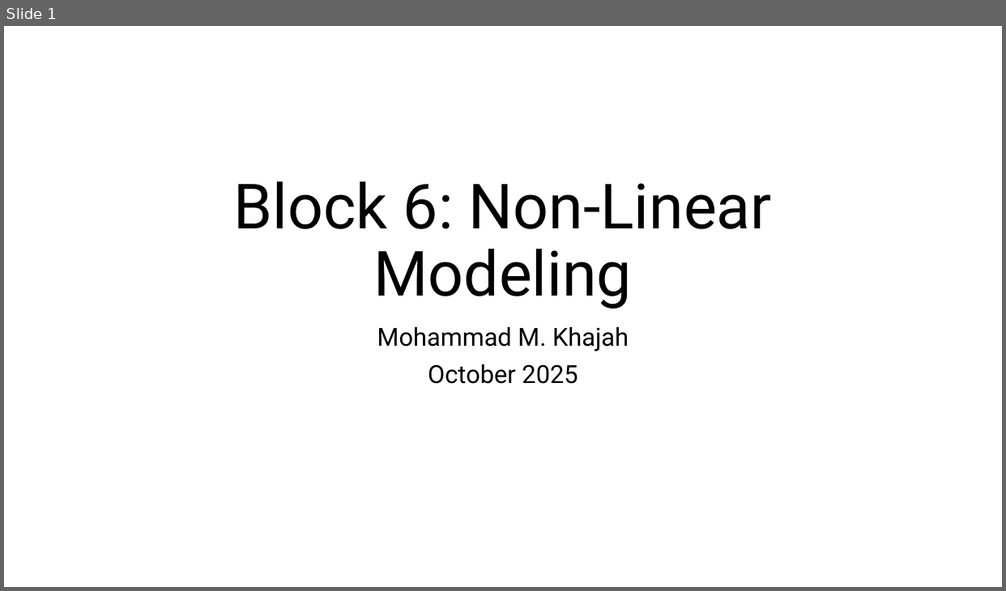
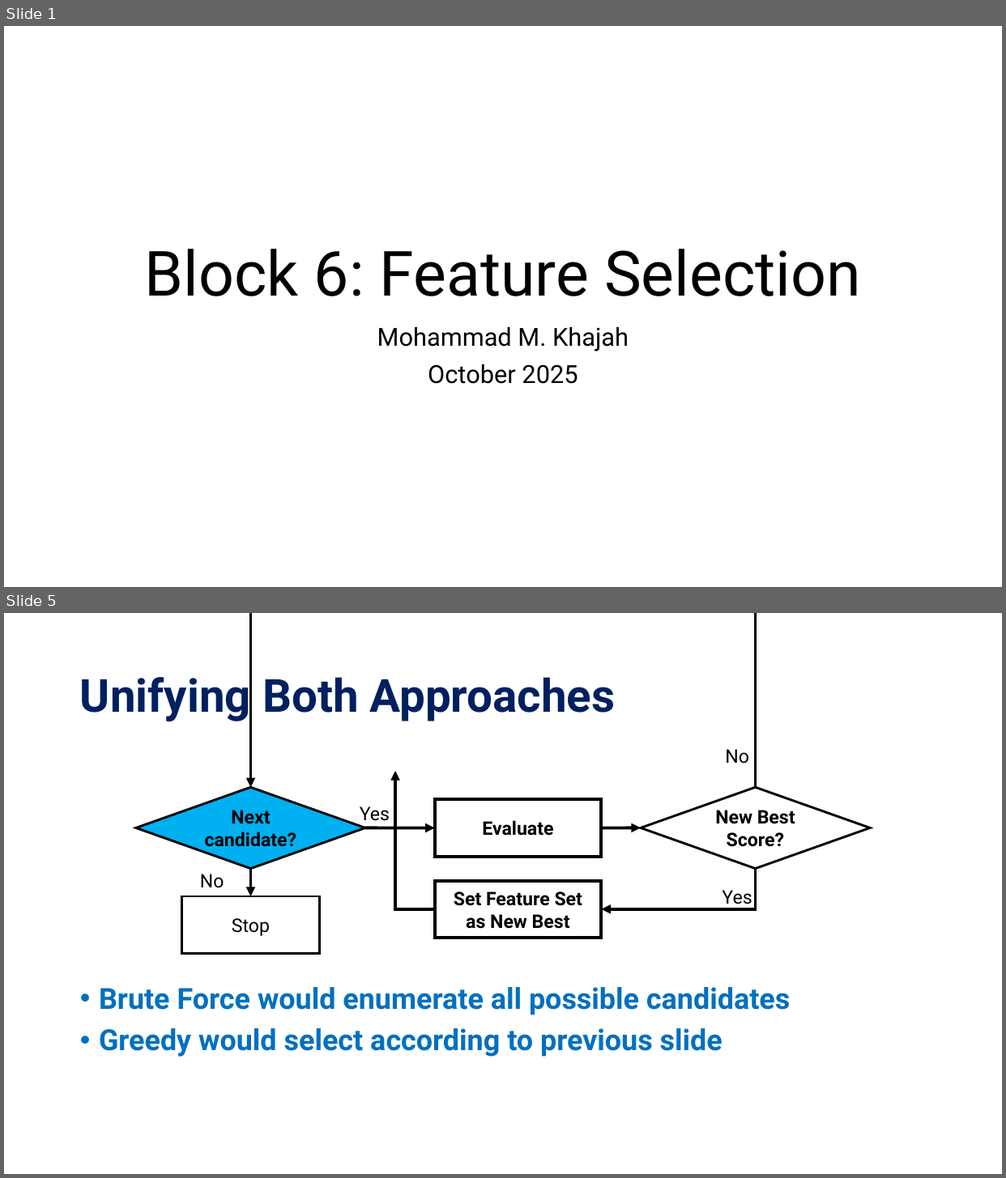
Before and after one commit to KISRDevelopment/python-ml-2025, a slide deck: slides/block6.pptx. Shown one above the other, each under a label of ours: slide 1 before the commit, slides 1 and 5 after it; the slides between them are not shown. The pictures are 1006x591 and 1006x1178 pixels, drawn with LibreOffice and Linux fonts; fonts in the diff are those of the drawing. Boxes give left, top, right and bottom in pixels: in the first picture for what was removed or moved away, otherwise in the second. Text is boxed around its words. In the diff, an @@ line names an element or a change of style, - is before the commit and + after.

Commit message:
add slides for block 6

```diff
--- a/slides/block6.pptx
+++ b/slides/block6.pptx
@@ slide 5 added at [4,613,1002,1174], background #FFFFFF @@
@@ title added at [80,670,616,722], 44 pt, text #002060, bold @@
+Unifying Both Approaches
@@ text added at [725,749,749,764], 18 pt, text #000000 @@
+No
@@ elbow arrow added from (756, 787) to (251, 787), #000000 3 pt @@
@@ elbow arrow added from (434, 909) to (395, 771), #000000 3 pt @@
@@ diamond added at [136,787,364,869], fill #00B0F0, outline #000000 2.25 pt, 18 pt, text #000000, bold @@
+Next candidate?
@@ text added at [360,807,390,825], 18 pt, text #000000 @@
+Yes
@@ rectangle added at [434,799,602,856], fill #FFFFFF, outline #000000 3 pt, 18 pt, text #000000, bold @@
+Evaluate
@@ diamond added at [641,787,870,869], fill #FFFFFF, outline #000000 2.25 pt, 18 pt, text #000000, bold @@
+New Best Score?
@@ arrow added from (365, 828) to (434, 828), #000000 3 pt @@
@@ arrow added from (602, 828) to (641, 828), #000000 3 pt @@
@@ text added at [200,874,224,888], 18 pt, text #000000 @@
+No
@@ arrow added from (251, 869) to (251, 897), #000000 3 pt @@
@@ elbow arrow added from (756, 869) to (602, 909), #000000 3 pt @@
@@ rectangle added at [182,897,320,954], fill #FFFFFF, outline #000000 2.25 pt, 18 pt, text #000000 @@
+Stop
@@ rectangle added at [434,881,602,938], fill #FFFFFF, outline #000000 3 pt, 18 pt, text #000000, bold @@
+Set Feature Set as New Best
@@ text added at [722,890,752,905], 18 pt, text #000000 @@
+Yes
@@ text added at [99,987,790,1057], 28 pt, text #0070C0, bold @@
+• Brute Force would enumerate all possible candidates
+• Greedy would select according to previous slide
@@ slide 1 changed as well @@
@@ title at [145,249,861,297]: text changed @@
-Block 6: Non-Linear Modeling
+Block 6: Feature Selection
```
Also in this commit, not shown: 1 other slide changed, 9 other slides added, 4 slides removed, 2 other files.
